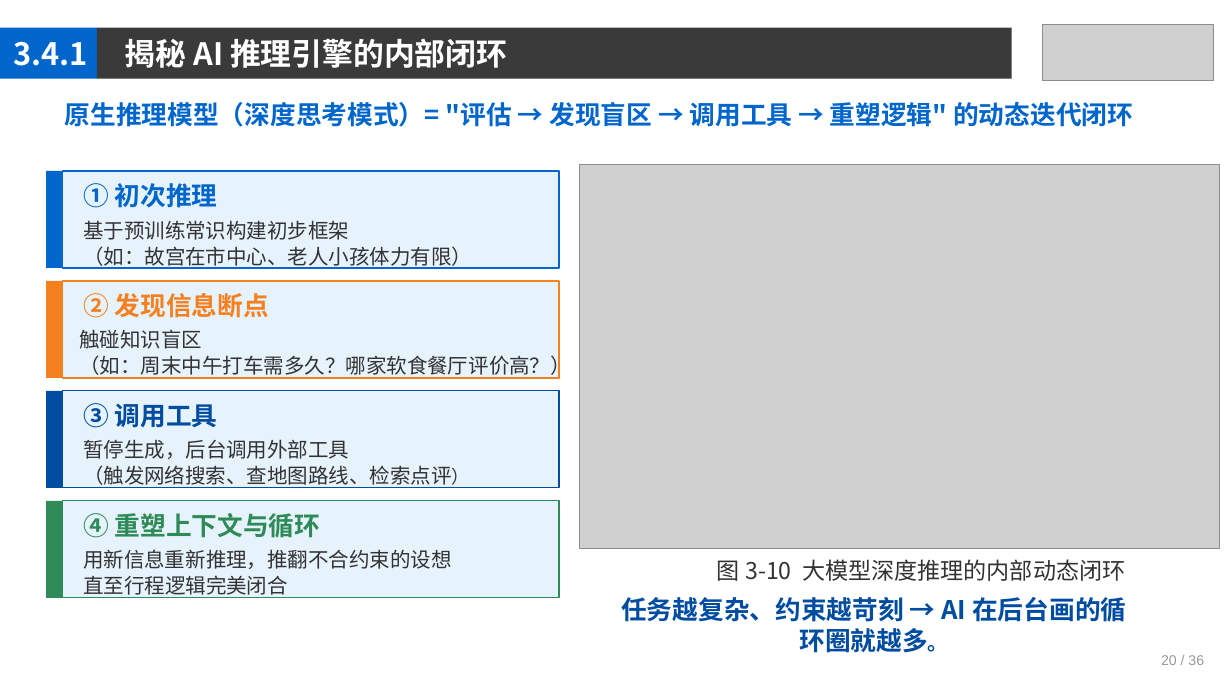
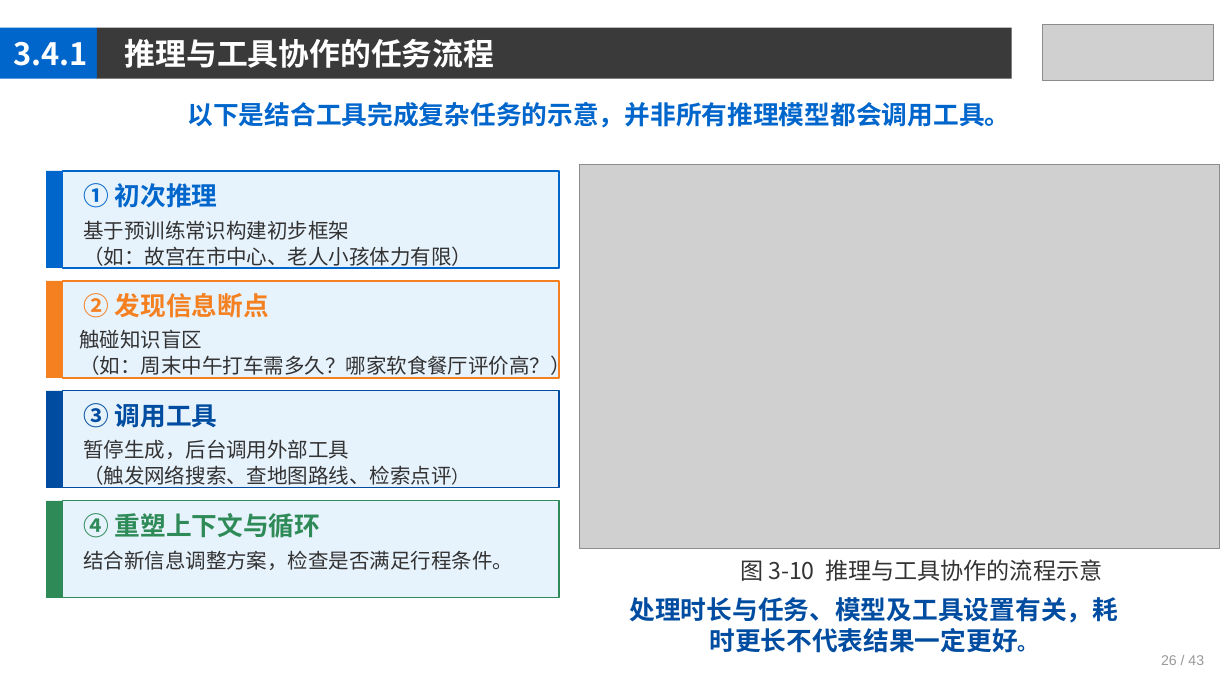
Before and after one commit to jpqiang/AIGC, a slide deck: slide 26 of 课件/第3章.pptx. Drawn at 1232x693 pixels with LibreOffice and Linux fonts; fonts in the diff are those of the drawing; grey boxes stand for pictures. Boxes give left, top, right and bottom in pixels: in the first picture for what was removed or moved away, otherwise in the second. Text is boxed around its words. In the diff, an @@ line names an element or a change of style, - is before the commit and + after.

```diff
--- a/课件/第3章.pptx
+++ b/课件/第3章.pptx
@@ text at <box>125,39,495,68</box>: text changed @@
-揭秘 AI 推理引擎的内部闭环
+推理与工具协作的任务流程
@@ text at <box>188,102,1011,128</box>: text changed @@
-原生推理模型（深度思考模式）= "评估 → 发现盲区 → 调用工具 → 重塑逻辑" 的动态迭代闭环
+以下是结合工具完成复杂任务的示意，并非所有推理模型都会调用工具。
@@ text at <box>83,550,513,570</box>: text changed @@
-用新信息重新推理，推翻不合约束的设想
-直至行程逻辑完美闭合
+结合新信息调整方案，检查是否满足行程条件。
@@ text at <box>740,559,1102,581</box>: text changed @@
-图 3-10 大模型深度推理的内部动态闭环
+图 3-10 推理与工具协作的流程示意
@@ text at <box>630,597,1119,653</box>: text changed @@
-任务越复杂、约束越苛刻 → AI 在后台画的循环圈就越多。
+处理时长与任务、模型及工具设置有关，耗时更长不代表结果一定更好。
@@ text at <box>1161,655,1204,665</box>: text changed @@
-20 / 36
+26 / 43
```
Also in this commit, not shown: 40 other slides changed, 1 other file.
